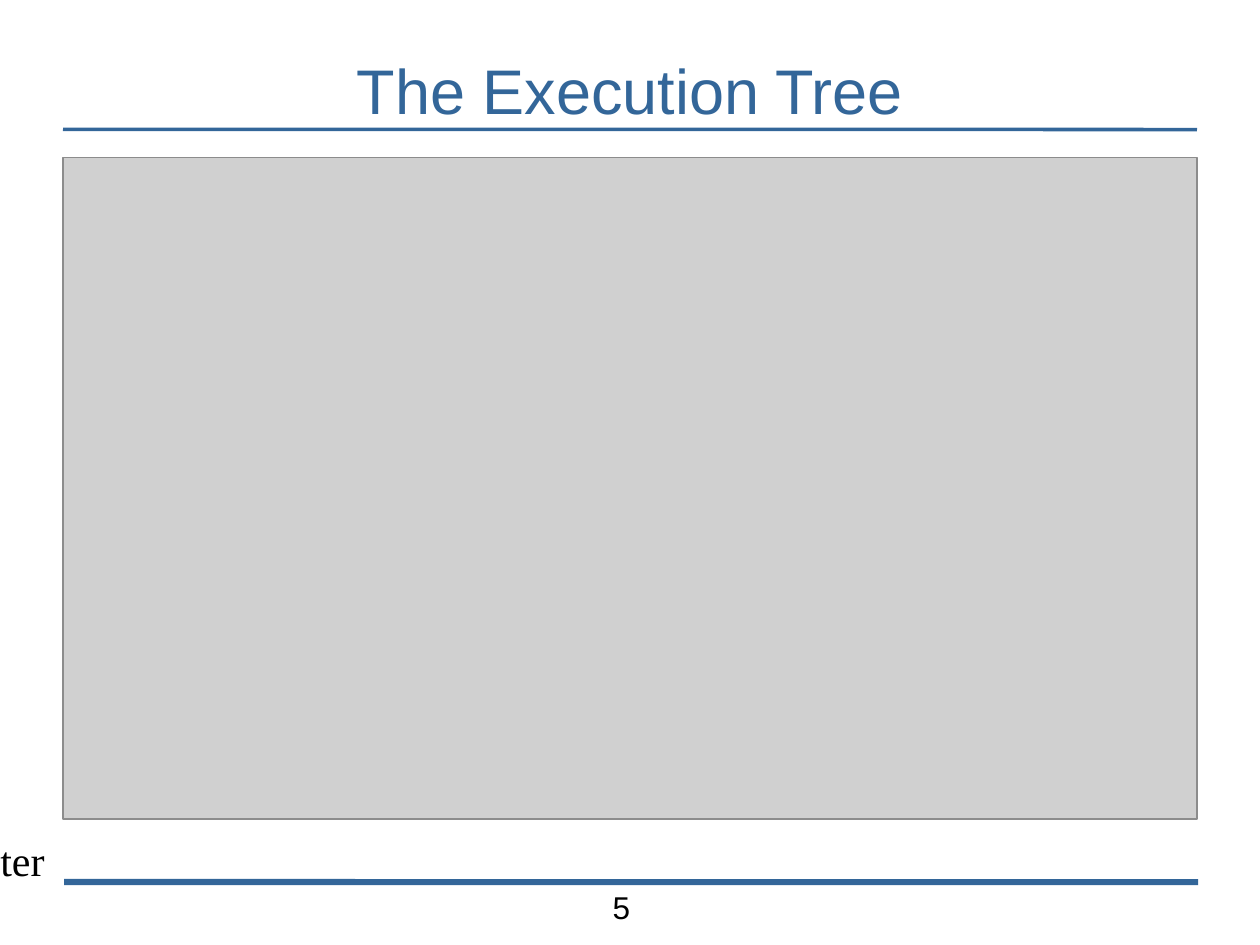
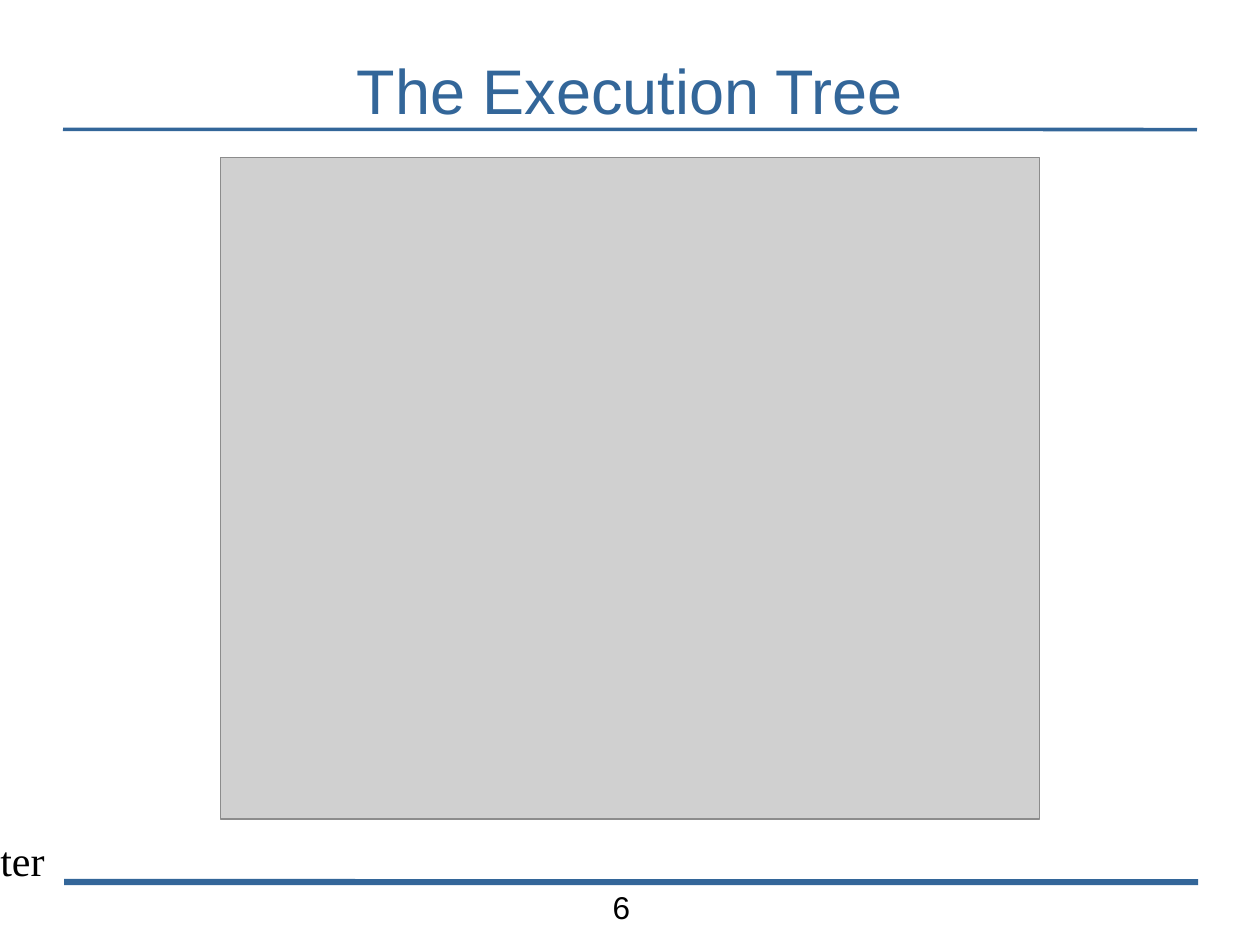
Before and after one commit to bblum/talks, a slide deck: slide 6 of pdl-retreat/pdl-talk.odp (slide 5 before the commit). Drawn at 1260x945 pixels with LibreOffice and Linux fonts; fonts in the diff are those of the drawing; grey boxes stand for pictures; background and template pictures are left out. Boxes give left, top, right and bottom in pixels: in the first picture for what was removed or moved away, otherwise in the second. Text is boxed around its words. In the diff, an @@ line names an element or a change of style, - is before the commit and + after.

```diff
--- a/pdl-retreat/pdl-talk.odp
+++ b/pdl-retreat/pdl-talk.odp
@@ picture: place and size @@
-picture at box(63, 158, 1197, 819)
+picture at box(220, 158, 1040, 819)
@@ page number at box(613, 897, 631, 920): text changed @@
-5
+6
```
Also in this commit, not shown: 4 other slides changed, 5 slides added, 1 slide removed, 6 other files.
